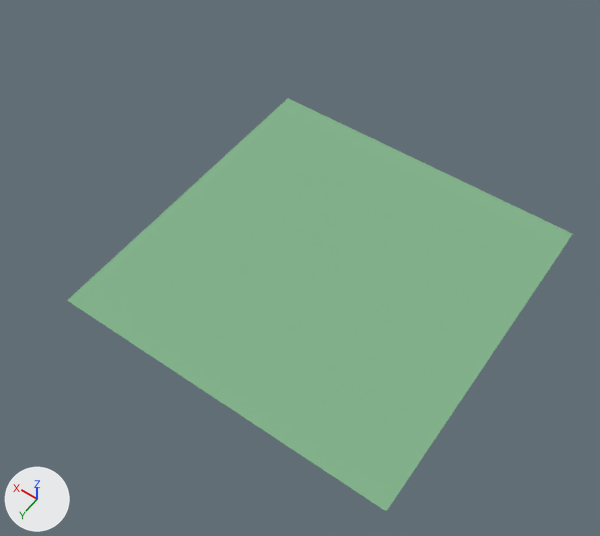
One commit to the Blender file assets/hamer.blend: the scene before it, then after it.
Both versions are drawn from a 50 mm lens placed at (-8.07, 11.57, 14.88), pointed at (-0.98, 1.63, -0.74). The axes (+X, +Y, +Z) are drawn at lower left. The lights are the same throughout.

Before the edit, the objects in view are built like this:
```python
me_cube_002 = bpy.data.meshes.new('Cube.002')
me_cube_002.from_pydata(...)  # 258 vertices, 367 faces, 28 loose edges; spans x -0.055..0.052, y -0.01..0.011, z -0.147..0.109
# faces by material slot: [181, 62, 124]
me_cube_002.materials.append(mat_material_003)  # grey #717477
me_cube_002.materials.append(mat_material)  # grey #aca7a7
me_cube_002.materials.append(mat_material_001)  # beige #e7bf79
me_plane_002 = bpy.data.meshes.new('Plane.002')
me_plane_002.from_pydata([(-1.0, -1.0, 0.0), (1.0, -1.0, 0.0), (-1.0, 1.0, 0.0), (1.0, 1.0, 0.0)], [], [(0, 1, 3, 2)])
me_plane_002.materials.append(mat_material_004)  # green #85b48d
ob_cube_001 = bpy.data.objects.new('Cube.001', me_cube_002)
ob_cube_001.location = (0.0, 0.0, 0.17)
ob_cube_001.rotation_euler = (1.571, 0.0, -0.0029)  # degrees (90, 0, -0.2)
ob_cube_001.scale = (12.2, 12.2, 12.2)
ob_cube_001.hide_render = True
ob_plane = bpy.data.objects.new('Plane', me_plane_002)
ob_plane.location = (-1.8, 1.69, 0.0)
ob_plane.scale = (4.13, 4.13, 4.13)
```
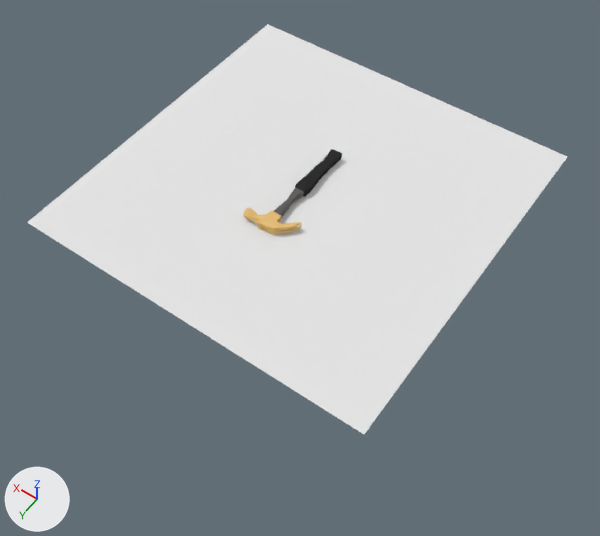
Boxes (x1, y1, x2, y2) around the edits, measured in the pictures (600 x 536 px):
'Plane', recoloured, moved, rescaled (green to white, 7% wider): before (67, 98, 573, 511); after (27, 24, 567, 434)
'Cube.001', shown: after (243, 149, 342, 235)

The change, as a diff of the scene's bpy script:
```diff
--- a/assets/hamer.blend.py
+++ b/assets/hamer.blend.py
@@ mat_material_006 @@
+mat_material_006 = diffuse_material('Material.006')
+mat_material_006.base_color = (0.8, 0.8, 0.8)  # white #e7e7e7
@@ me_plane_002 @@
 me_plane_002.from_pydata(...)  # 4 vertices, 1 face; spans x -1.0..1.0, y -1.0..1.0, z 0.0
-me_plane_002.materials.append(mat_material_004)  # green #85b48d
+me_plane_002.materials.append(mat_material_006)  # white #e7e7e7
@@ ob_plane @@
 ob_plane = bpy.data.objects.new('Plane', me_plane_002)
-ob_plane.location = (-1.8, 1.69, 0.0)
-ob_plane.scale = (4.13, 4.13, 4.13)
+ob_plane.location = (0.0, 0.0, 0.0)
+ob_plane.scale = (4.75, 4.75, 4.75)
@@ ob_cube_001 @@
 ob_cube_001.scale = (12.2, 12.2, 12.2)
-ob_cube_001.hide_render = True
```
